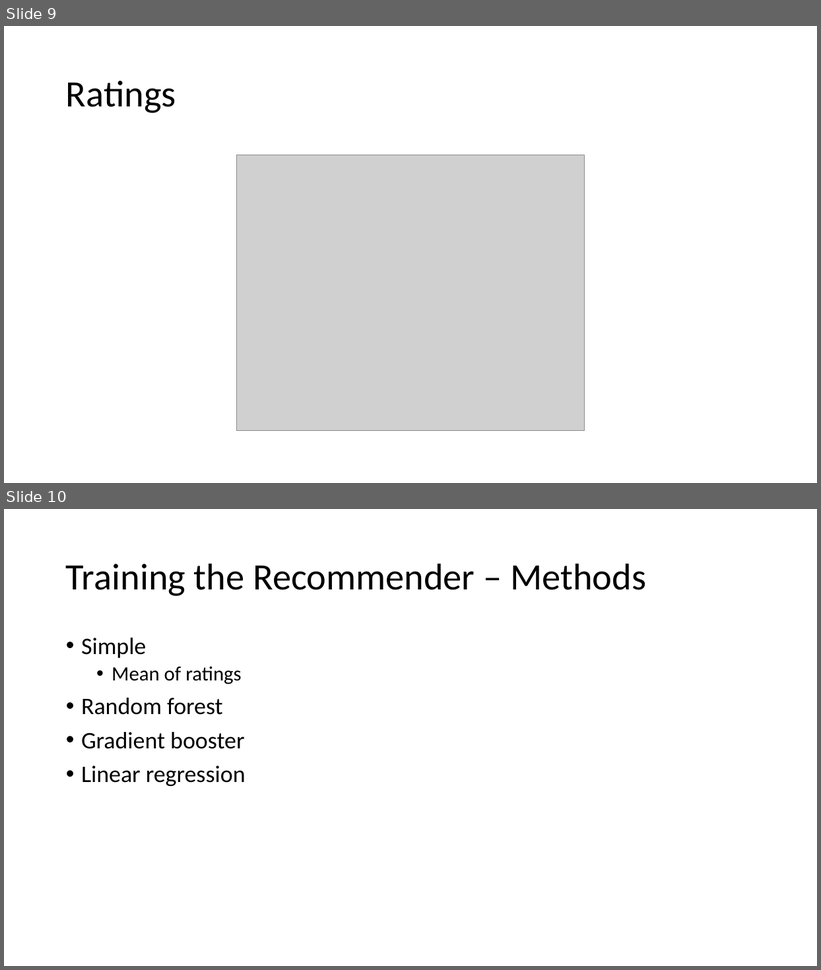
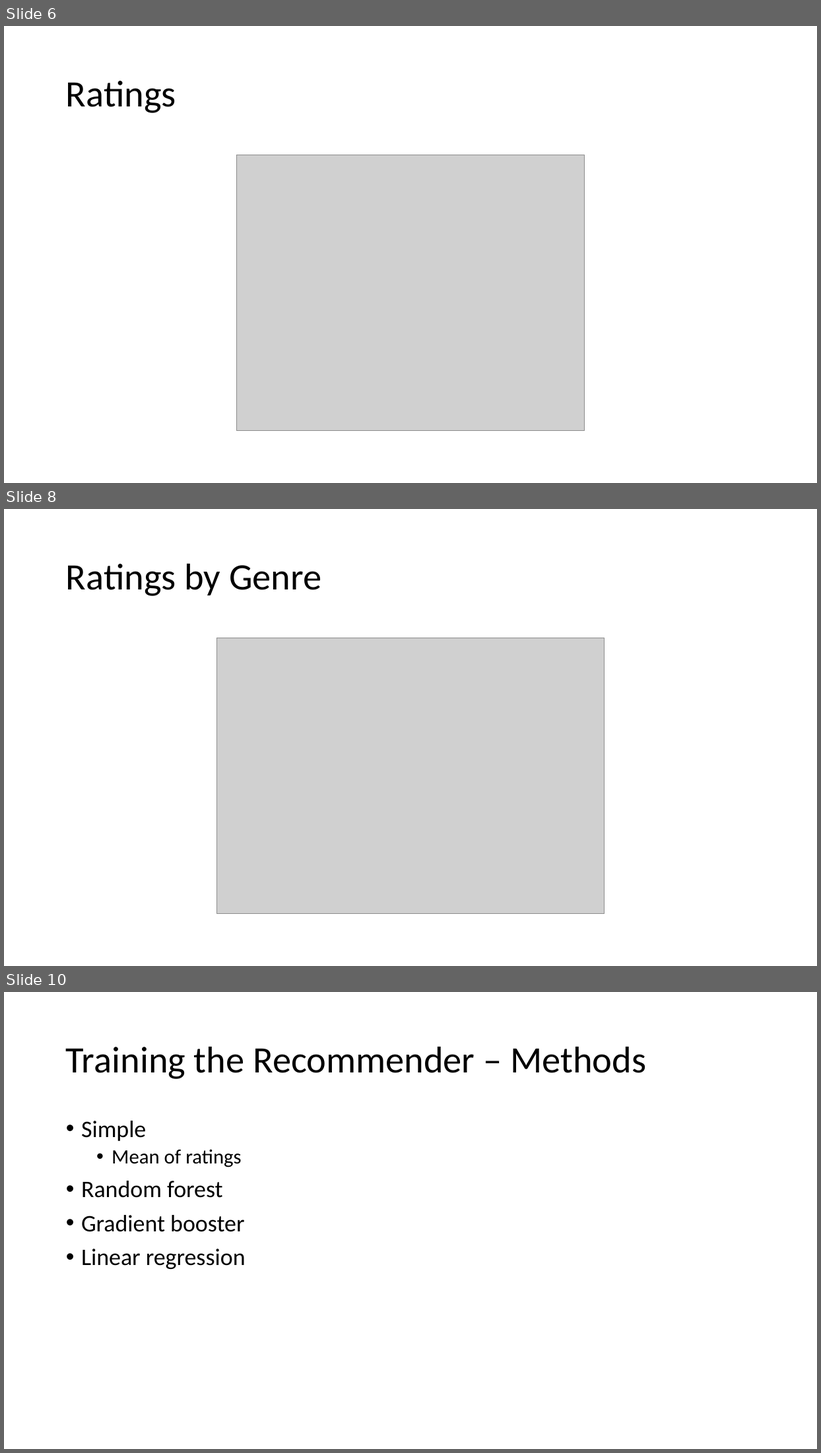
Before and after one commit to cda913/Capstone, a slide deck: AitkinCapstonePresentation.pptx. Shown one above the other, each under a label of ours: slides 9 and 10 before the commit, slides 6, 8 and 10 after it; the slides between them are not shown. The pictures are 821x970 and 821x1453 pixels, drawn with LibreOffice and Linux fonts; fonts in the diff are those of the drawing; grey boxes stand for pictures. Boxes give left, top, right and bottom in pixels: in the first picture for what was removed or moved away, otherwise in the second. Text is boxed around its words. In the diff, an @@ line names an element or a change of style, - is before the commit and + after.

```diff
--- a/AitkinCapstonePresentation.pptx
+++ b/AitkinCapstonePresentation.pptx
@@ slide 8 added at [4,509,817,966], background #FFFFFF @@
@@ title added at [66,563,321,596], 44 pt, text #000000 @@
+Ratings by Genre
@@ picture added at [217,638,605,914] @@
@@ what was slide 9 is now slide 6 @@
```
Also in this commit, not shown: 6 slides changed, 3 other slides added, 1 slide removed.
